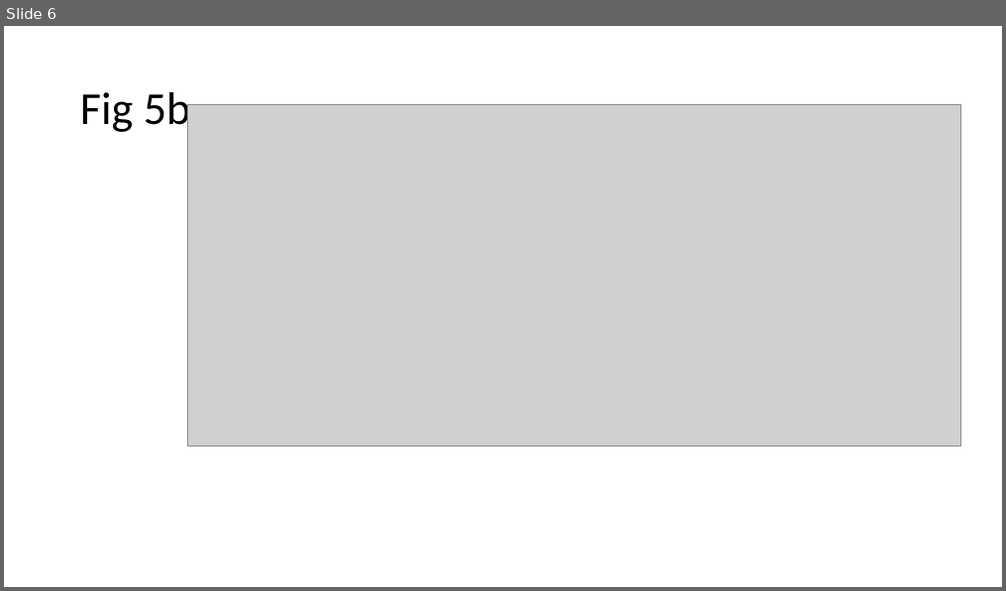
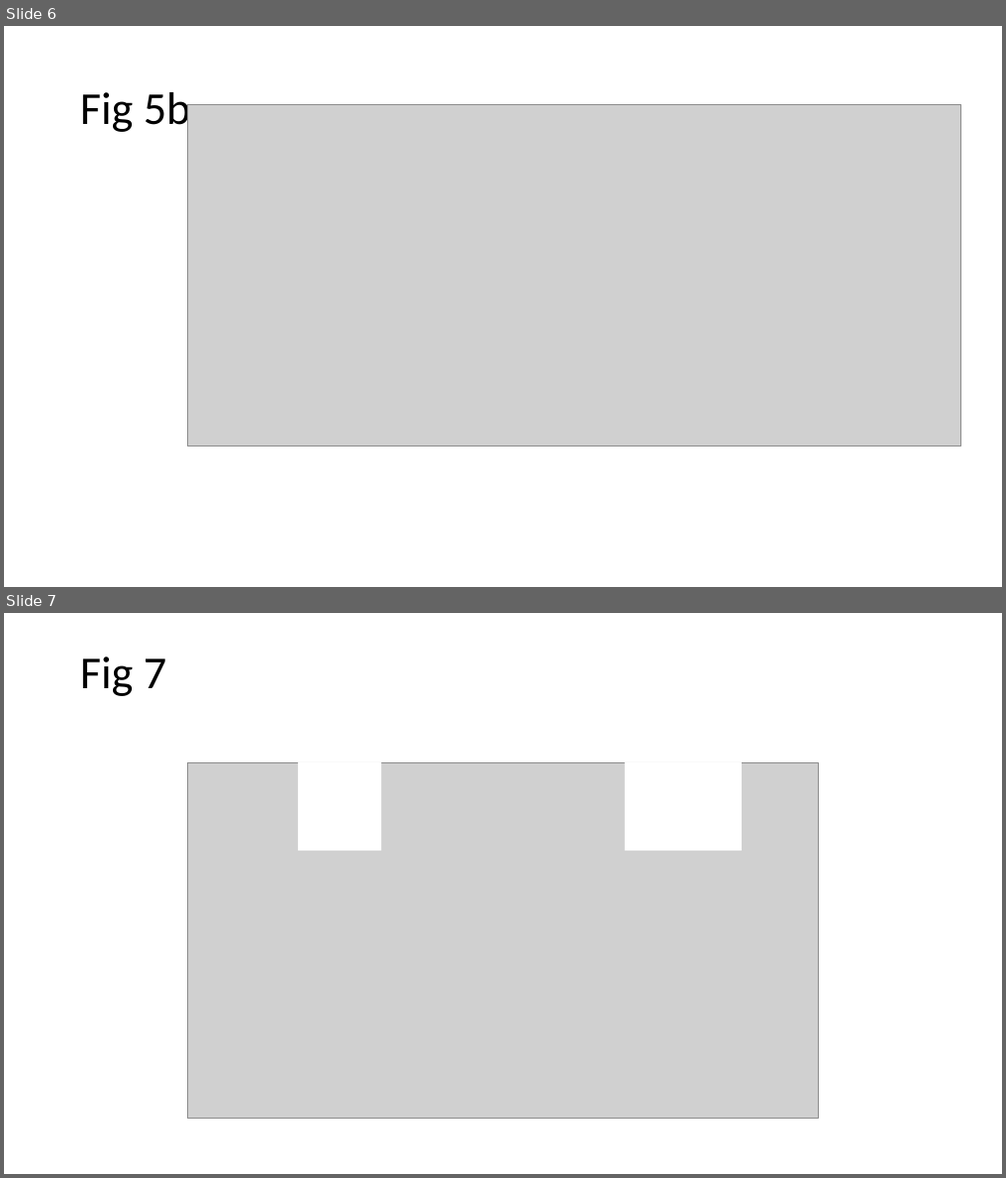
Before and after one commit to ncats/scaffoldanalytics, a slide deck: pres/Scaffold analytics figures to modify with chemical structures.pptx. Shown one above the other, each under a label of ours: slide 6 before the commit, slides 6 and 7 after it. The pictures are 1006x591 and 1006x1178 pixels, drawn with LibreOffice and Linux fonts; fonts in the diff are those of the drawing; grey boxes stand for pictures. Boxes give left, top, right and bottom in pixels: in the first picture for what was removed or moved away, otherwise in the second. Text is boxed around its words. In the diff, an @@ line names an element or a change of style, - is before the commit and + after.

```diff
--- a/pres/Scaffold analytics figures to modify with chemical structures.pptx
+++ b/pres/Scaffold analytics figures to modify with chemical structures.pptx
@@ slide 7 added at box(4, 613, 1002, 1174), background #FFFFFF @@
@@ title added at box(80, 657, 166, 696), 44 pt, text #000000 @@
+Fig 7
@@ picture added at box(187, 762, 819, 1119) @@
@@ rectangle added at box(298, 762, 381, 851), fill #FFFFFF @@
@@ rectangle added at box(625, 762, 742, 851), fill #FFFFFF @@
```
Also in this commit, not shown: 1 other file.
